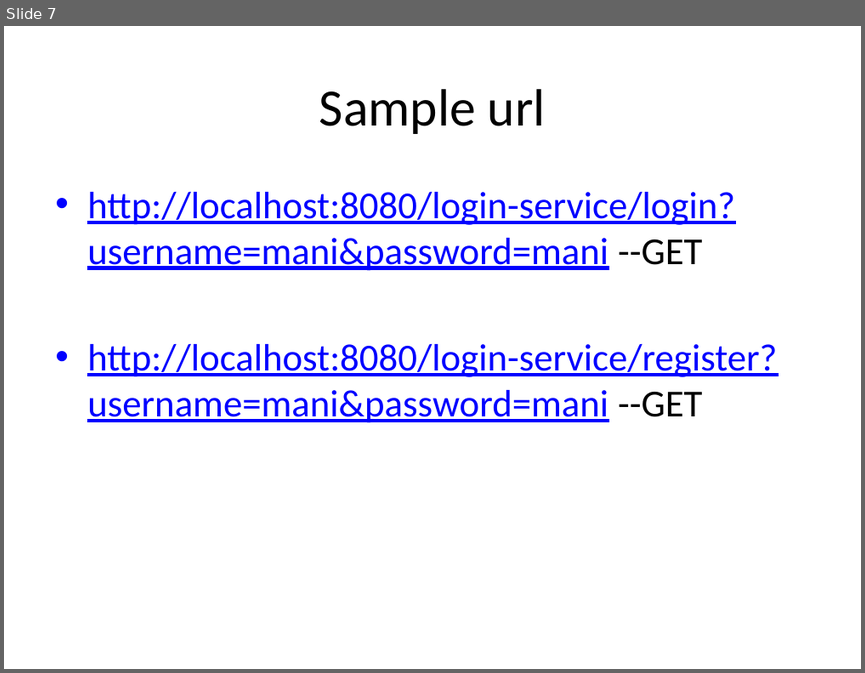
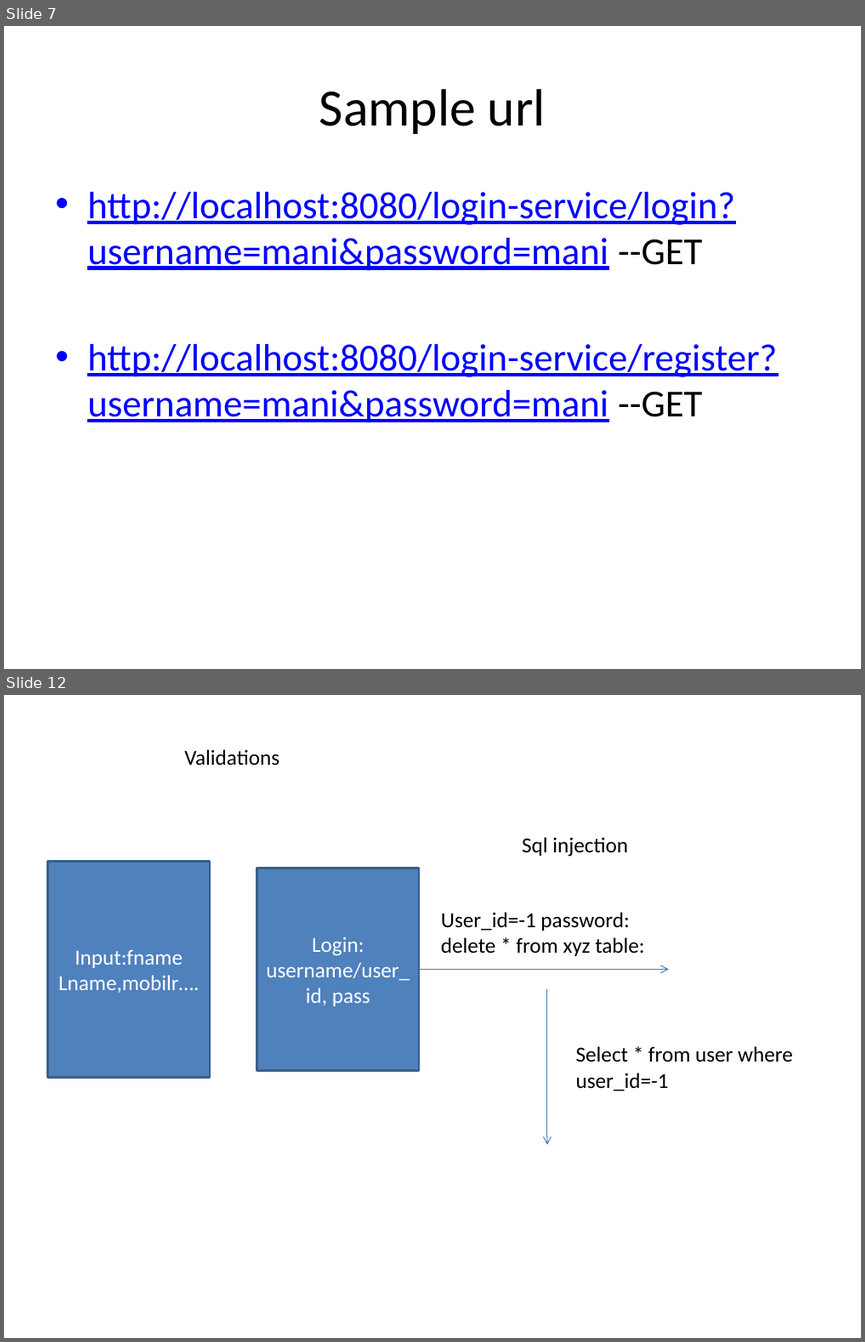
Before and after one commit to shiva3110/Finance-Management-service, a slide deck: notes/SpringbootPPT.pptx. Shown one above the other, each under a label of ours: slide 7 before the commit, slides 7 and 12 after it; the slides between them are not shown. The pictures are 865x673 and 865x1342 pixels, drawn with LibreOffice and Linux fonts; fonts in the diff are those of the drawing. Boxes give left, top, right and bottom in pixels: in the first picture for what was removed or moved away, otherwise in the second. Text is boxed around its words. In the diff, an @@ line names an element or a change of style, - is before the commit and + after.

```diff
--- a/notes/SpringbootPPT.pptx
+++ b/notes/SpringbootPPT.pptx
@@ slide 12 added at [4,695,861,1338], background #FFFFFF @@
@@ text added at [184,749,279,766], 18 pt, text #000000 @@
+Validations
@@ text added at [522,837,628,857], 18 pt, text #000000 @@
+Sql injection
@@ rectangle added at [47,862,210,1077], fill #4F81BD, outline #3A5F8C 2 pt, 18 pt, text #FFFFFF @@
+Input:fname
+Lname,mobilr….
@@ rectangle added at [256,868,419,1071], fill #4F81BD, outline #3A5F8C 2 pt, 18 pt, text #FFFFFF @@
+Login: username/user_id, pass
@@ text added at [441,912,644,956], 18 pt, text #000000 @@
+User_id=-1 password: delete * from xyz table:
@@ arrow added from (419, 970) to (669, 970), #4B7EBC 0.75 pt @@
@@ arrow added from (547, 990) to (547, 1145), #4B7EBC 0.75 pt @@
@@ text added at [576,1046,793,1091], 18 pt, text #000000 @@
+Select * from user where user_id=-1
```
Also in this commit, not shown: 9 other slides added, 7 other files.
